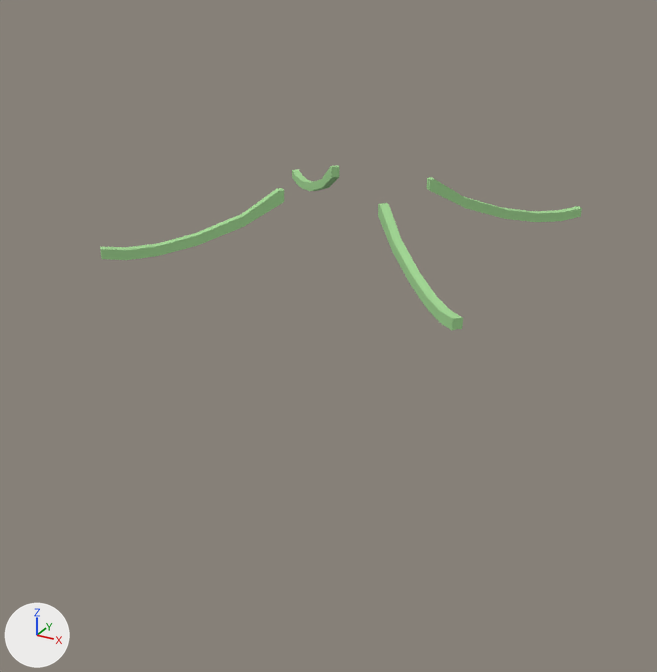
An edit to the FBX model Assets/Models/ChinesePlaza.fbx, drawn before and after from the same camera.
The view is the same before and after, from a 50 mm camera at (10.11, -19.88, 12.66) aimed at (-0.2, -1.13, 3.28). The axes (+X, +Y, +Z) are drawn at lower left. The lights are the same throughout. Where no turn or scale is listed for an object, it has been applied to the vertices.
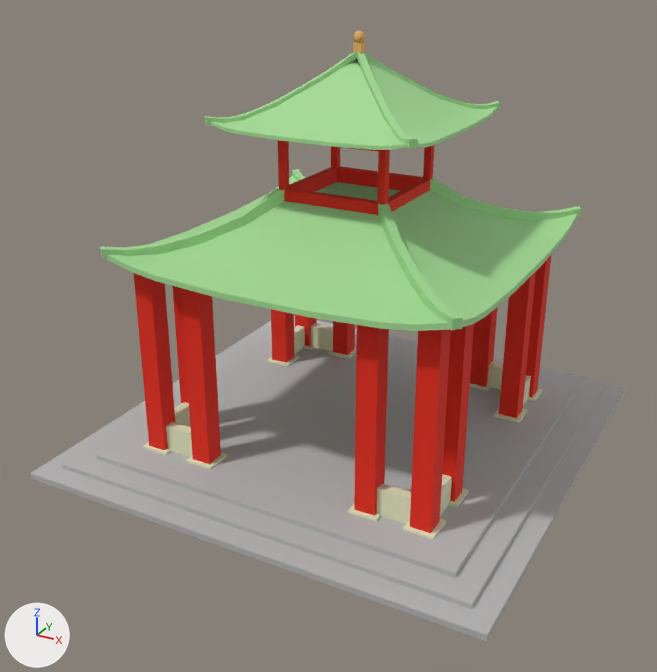
What the commit changed:
Material 'Red' (mat_red) is new.
Its base color is (0.8, 0.0186, 0.00321) (red #e7250b).
Its roughness is 0.823.
Material 'Gold' (mat_gold) is new.
Its base color is (0.8, 0.431, 0.128) (orange #e7af64).
Its roughness is 0.812.
Material 'Rock' (mat_rock) is new.
Its base color is (0.477, 0.477, 0.477) (grey #b8b8b8).
Its roughness is 0.69.
Material 'OffWhiteStone' (mat_offwhitestone) is new.
Its base color is (0.773, 0.8, 0.539) (beige #e4e7c2).
Its roughness is 0.69.
Mesh me_mesh_003 is new.
It has 134 vertices, 144 faces and spans x -1.42..1.42, y -1.42..1.42, z -0.07..2.42.
It uses material mat_red (red #e7250b).
Mesh me_sphere is new.
It is a UV sphere (12 segments, 8 rings, poles along z) spanning x -0.138..0.138, y -0.138..0.138, z -0.138..0.138.
It uses material mat_gold (orange #e7af64).
Mesh me_mesh_002 is new.
It has 208 vertices, 200 faces and spans x -2.67..2.67, y -2.68..2.68, z -0.67..0.87.
It uses material mat_green (green #a4db95).
Mesh me_mesh_001 is new.
It has 168 vertices, 156 faces and spans x -2.63..2.63, y -2.61..2.61, z -0.02..1.6.
It uses material mat_green (green #a4db95).
Mesh me_cube_006 is new.
It is a box spanning x -0.107..0.107, y -0.107..0.107, z -0.219..0.219.
It uses material mat_gold (orange #e7af64).
Mesh me_mesh_1 is new.
It has 168 vertices, 156 faces and spans x -2.61..2.61, y -2.63..2.63, z -0.02..1.6.
It uses material mat_green (green #a4db95).
Mesh me_mesh_008 is new.
It has 49 vertices, 44 faces and spans x -6.1..6.1, y -6.14..6.14, z 0.0..0.4.
It uses material mat_rock (grey #b8b8b8).
Mesh me_mesh_006 is new.
It has 184 vertices, 168 faces and spans x -4.47..4.47, y -4.51..4.51, z -0.11..1.4.
It uses material mat_green (green #a4db95).
Mesh me_mesh_004 is new.
It has 184 vertices, 188 faces and spans x -4.51..4.51, y -4.47..4.47, z -0.11..1.4.
It uses material mat_green (green #a4db95).
Mesh me_mesh_007 is new.
It has 256 vertices, 132 faces and spans x -4.09..4.09, y -4.11..4.11, z 0.21..5.61.
Faces by material slot: [48, 84].
It uses material mat_red (red #e7250b).
It uses material mat_offwhitestone (beige #e4e7c2).
Object 'Cube' (ob_cube) is new; it shows me_mesh_003.
Its location is (0.0, 0.0, 6.72).
Object 'Sphere' (ob_sphere) is new; it shows me_sphere.
Its location is (0.0, 0.0, 10.51).
Object 'Plane.004' (ob_plane_004) is new; it shows me_mesh_002.
Its location is (0.0, 0.0, 9.32).
Object 'Plane.003' (ob_plane_003) is new; it shows me_mesh_001.
Its location is (0.0, 0.0, 8.53).
Object 'Cube.002' (ob_cube_002) is new; it shows me_cube_006.
Its location is (0.0, 0.0, 10.17).
Object 'Plane.005' (ob_plane_005) is new; it shows me_mesh_1.
Its location is (0.0, 0.0, 8.53).
Object 'Base' (ob_base) is new; it shows me_mesh_008.
Its location is (0.0, 0.0, 0.0).
Object 'Plane' (ob_plane) is new; it shows me_mesh_006.
Its location is (0.0, 0.0, 5.42).
Object 'Plane.001' (ob_plane_001) is new; it shows me_mesh_004.
Its location is (0.0, 0.0, 5.42).
Object 'Mid Pillars' (ob_mid_pillars) is new; it shows me_mesh_007.
Its location is (0.0, 0.0, 0.0).

Pixel boxes (x1, y1, x2, y2) of what changed, in the pictures (657 x 672 px):
'Base', added
    after: (30, 316, 626, 641)
'Mid Pillars', added (red)
    after: (134, 255, 551, 540)
'Plane', added (green)
    after: (107, 177, 450, 331)
'Plane.001', added (green)
    after: (148, 176, 577, 327)
'Plane.005', added (green)
    after: (211, 58, 408, 150)
'Cube', added (red)
    after: (278, 140, 434, 215)
'Plane.003', added (green)
    after: (367, 60, 497, 148)
'Plane.004', added (green)
    after: (205, 52, 500, 148)
'Cube.002', added
    after: (353, 42, 365, 54)
'Sphere', added
    after: (354, 31, 365, 43)
